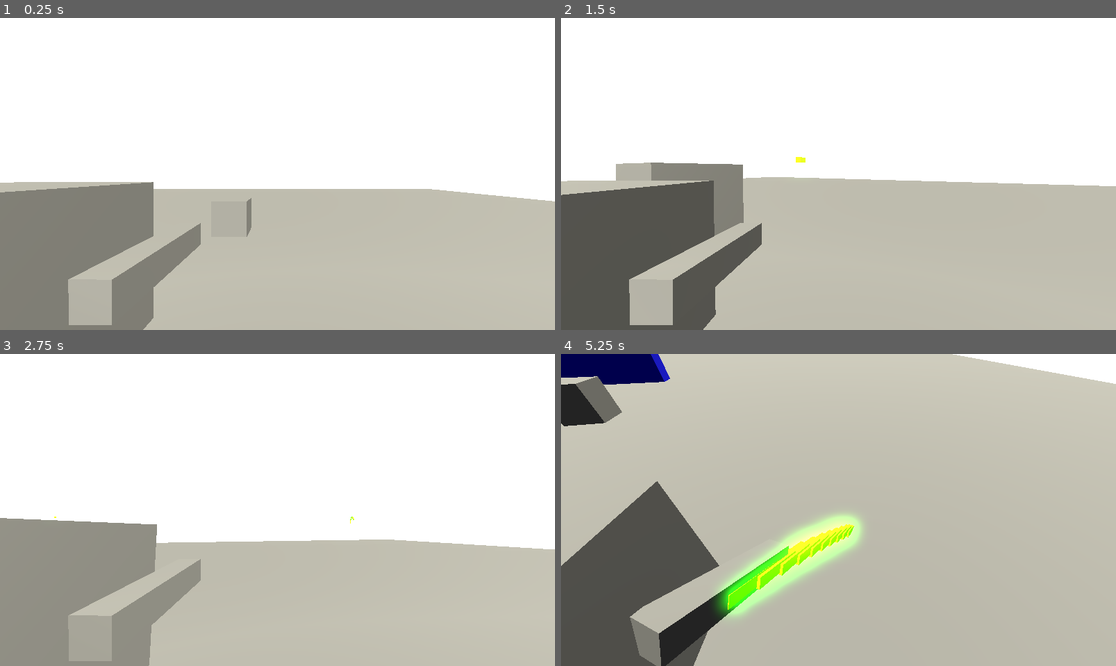
Above: before the commit, frames 1-4 (two rows, left to right).
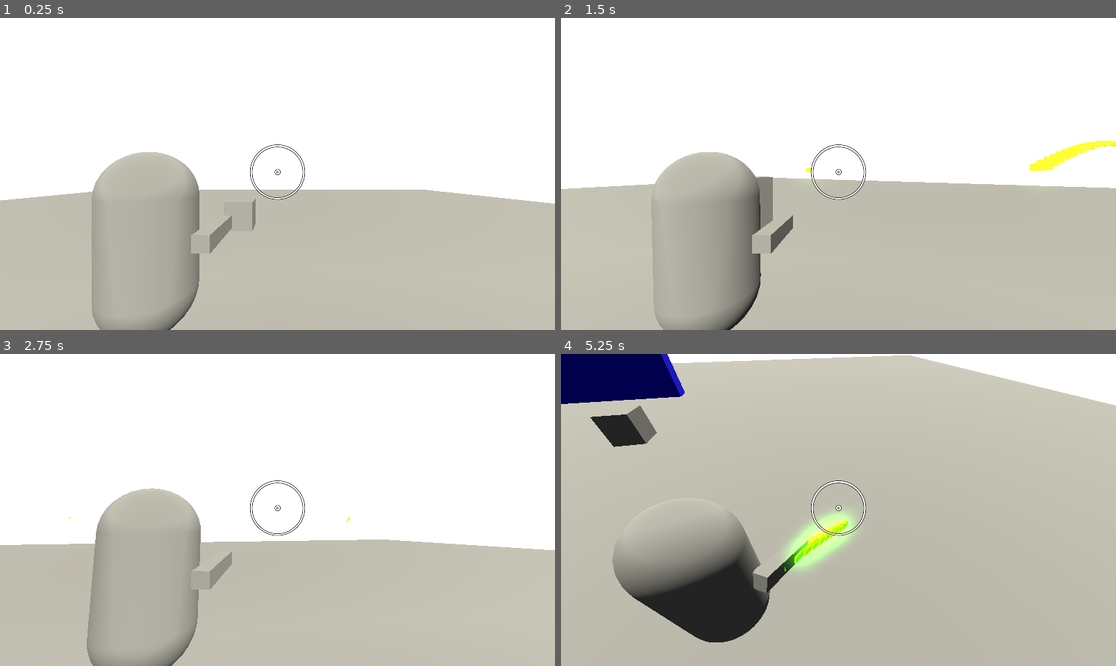
Above: after the commit, the same moments.

Repository: is-this-right/iscs-gdev-fps
Game: Godot game, scene res://scenes/game.tscn
Same seed, same stepped clock (60 frames per second), same inputs: the game is played once before the commit and once after it.
Inputs (mouse positions are in pixels of both pictures, inside the frame that each line leads up to):
- Up to frame 1 (0.25 s): no input
- Up to frame 2 (1.5 s): tap Enter (ui_accept) at 0.5, 0.77 s; move the mouse to (866, 174) at 0.52 s; press the mouse at (866, 174) at 0.53 s; hold Up (ui_up) from 0.53 s (still down); move the mouse to (810, 174) at 1.27 s; release the mouse at (810, 174) at 1.28 s; tap R (toggle_camera_ray) at 1.35 s
- Up to frame 3 (2.75 s): keep holding Up (ui_up); tap Enter (ui_accept) at 1.52 s; move the mouse to (288, 503) at 2.02 s; hold \ (toggle_mouse) from 2.03 s (still down)
- Up to frame 4 (5.25 s): move the mouse to (810, 572) at 2.77 s; release \ (toggle_mouse) at 2.78 s; click (810, 572) at 2.85 s; tap Enter (ui_accept) at 3.02, 3.77, 4.52 s; move the mouse to (1005, 556) at 3.52 s; release Up (ui_up) at 3.53 s; hold R (toggle_camera_ray) 3.53-4.28 s; hold Left (ui_left) 3.53-5.03 s; move the mouse to (672, 463) at 4.27 s; tap \ (toggle_mouse) at 4.35 s; move the mouse to (844, 510) at 5.02 s; press the mouse at (844, 510) at 5.03 s; hold Up (ui_up) from 5.03 s (still down)

The runs differ from the first frame. In frame 1, 16% of the frame differs, in the area x 0-100%, y 40-100%; in frame 2, 18%; in frame 3, 15%; in frame 4, 22%, in the area x 0-100%, y 0-100%.

Commit message:
added a crosshair

Diff:
--- a/project.godot
+++ b/project.godot
@@ -12,7 +12,7 @@
 
 config/name="iscs-gdev-fps"
 run/main_scene="res://scenes/game.tscn"
-config/features=PackedStringArray("4.3", "GL Compatibility")
+config/features=PackedStringArray("4.4", "GL Compatibility")
 config/icon="res://icon.svg"
 
 [input]
--- a/scenes/game.tscn
+++ b/scenes/game.tscn
@@ -1,6 +1,7 @@
-[gd_scene load_steps=12 format=3 uid="uid://ducp0rx0t5sx"]
+[gd_scene load_steps=13 format=3 uid="uid://ducp0rx0t5sx"]
 
 [ext_resource type="PackedScene" uid="uid://s7ck66806sfg" path="res://scenes/player.tscn" id="1_lrgi8"]
+[ext_resource type="Texture2D" uid="uid://dibod4ohnuix2" path="res://assets/circle-01.png" id="1_yqjtg"]
 
 [sub_resource type="PhysicalSkyMaterial" id="PhysicalSkyMaterial_5tgy4"]
 
@@ -33,6 +34,17 @@
 points = PackedVector3Array(-5.07837, -5.07738, -0.579365, 4.78818, 4.78724, 0.5, 4.78818, -4.78724, 0.5, 5.07837, 5.07738, -0.579365, -4.78818, 4.78724, 0.5, 5.07837, -5.07738, -0.579365, -5.07837, 5.07738, -0.579365, -4.78818, -4.78724, 0.5)
 
 [node name="game" type="Node3D"]
+
+[node name="Control" type="Control" parent="."]
+layout_mode = 3
+anchors_preset = 0
+offset_right = 40.0
+offset_bottom = 40.0
+
+[node name="Sprite2D" type="Sprite2D" parent="Control"]
+position = Vector2(576, 320)
+scale = Vector2(0.492, 0.492)
+texture = ExtResource("1_yqjtg")
 
 [node name="DirectionalLight3D" type="DirectionalLight3D" parent="."]
 transform = Transform3D(0.99669, 0.00141879, 0.0812825, -0.0684457, 0.554128, 0.829613, -0.0438638, -0.832431, 0.552391, 0, 9.78517, 12.292)
--- a/scenes/player.tscn
+++ b/scenes/player.tscn
@@ -2,7 +2,7 @@
 
 [ext_resource type="Script" uid="uid://doqx35t6upruw" path="res://scripts/player.gd" id="1_ghv6b"]
 
-[sub_resource type="BoxMesh" id="BoxMesh_3vyb7"]
+[sub_resource type="CapsuleMesh" id="CapsuleMesh_3vyb7"]
 
 [sub_resource type="BoxShape3D" id="BoxShape3D_g2els"]
 
@@ -15,7 +15,7 @@
 CAMERA_CONTROLLER = NodePath("CameraController/Camera3D")
 
 [node name="MeshInstance3D" type="MeshInstance3D" parent="."]
-mesh = SubResource("BoxMesh_3vyb7")
+mesh = SubResource("CapsuleMesh_3vyb7")
 skeleton = NodePath("../CollisionShape3D")
 
 [node name="CollisionShape3D" type="CollisionShape3D" parent="."]
@@ -24,7 +24,7 @@
 [node name="CameraController" type="Node3D" parent="."]
 
 [node name="Camera3D" type="Camera3D" parent="CameraController"]
-transform = Transform3D(1, 0, 0, 0, 1, 0, 0, 0, 1, 1.41472, 0.560581, 1)
+transform = Transform3D(1, 0, 0, 0, 1, 0, 0, 0, 1, 1.41472, 0.752818, 2.28557)
 
 [node name="RayCast3D" type="RayCast3D" parent="CameraController/Camera3D"]
 transform = Transform3D(1.91069e-15, 4.37114e-06, 1, 1, -4.37114e-06, 0, 4.37114e-08, 100, -4.37114e-08, 0, 0, 0)
Binary file added: assets/circle-01.png
Not shown, added: assets/circle-01.png.import
Not shown: 1 places in scenes/bullet.tscn that only renumber resources
Not shown, added: scripts/bullet.gd.uid
